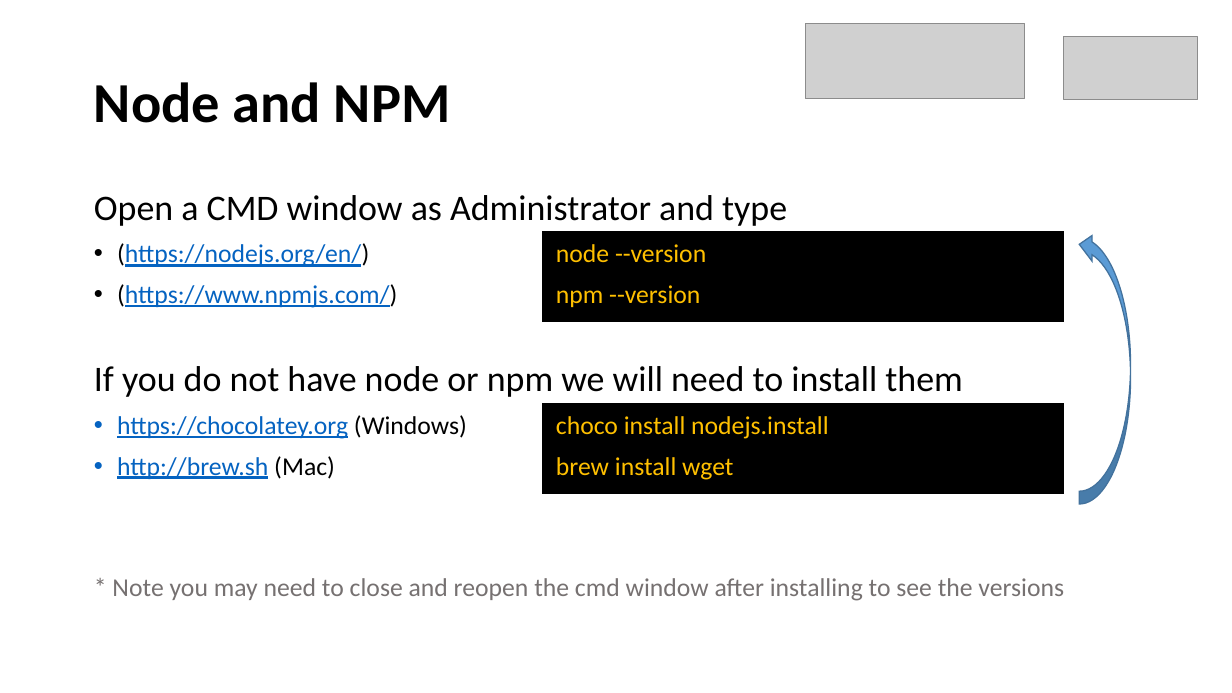
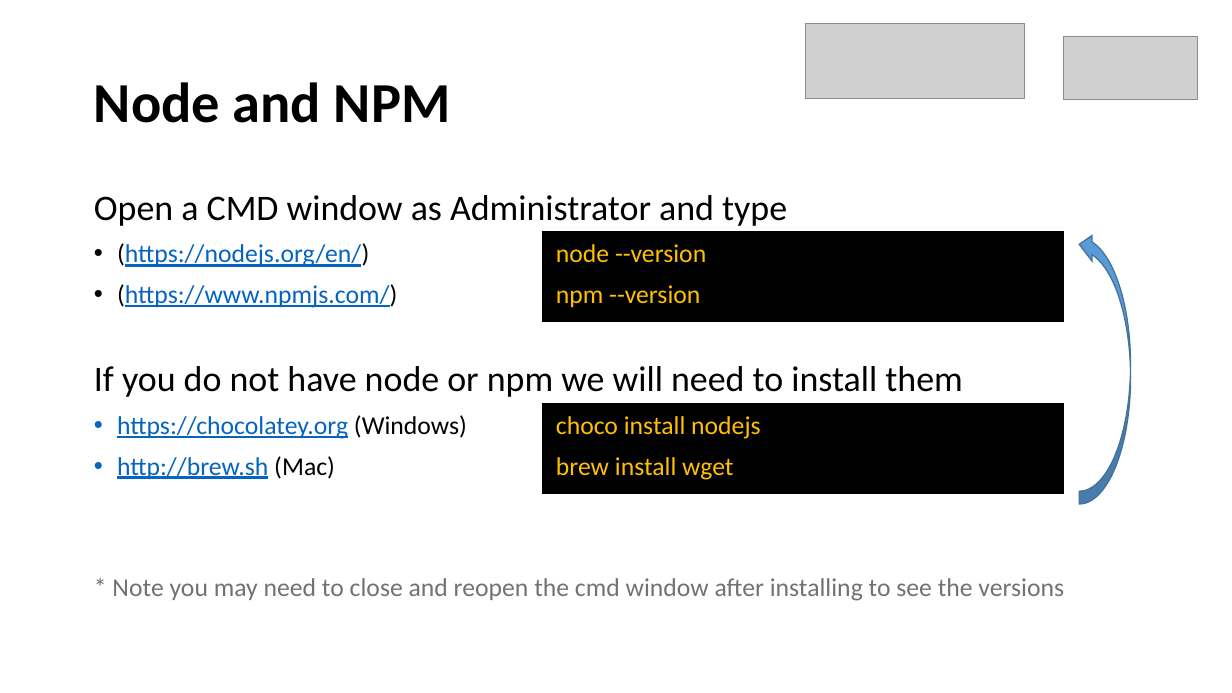
Before and after one commit to weiljx/weatherNg, a slide deck: slide 4 of Getting Started with Angular.pptx. Drawn at 1232x693 pixels with LibreOffice and Linux fonts; fonts in the diff are those of the drawing; grey boxes stand for pictures. Boxes give left, top, right and bottom in pixels: in the first picture for what was removed or moved away, otherwise in the second. Text is boxed around its words. In the diff, an @@ line names an element or a change of style, - is before the commit and + after.

```diff
--- a/Getting Started with Angular.pptx
+++ b/Getting Started with Angular.pptx
@@ text at box(117, 415, 760, 439): text changed; text colour #FFC000 to #0563C1 @@
-• https://chocolatey.org (Windows) choco install nodejs.install
+• https://chocolatey.org (Windows) choco install nodejs
```
Also in this commit, not shown: 12 other slides changed, 10 other files.
